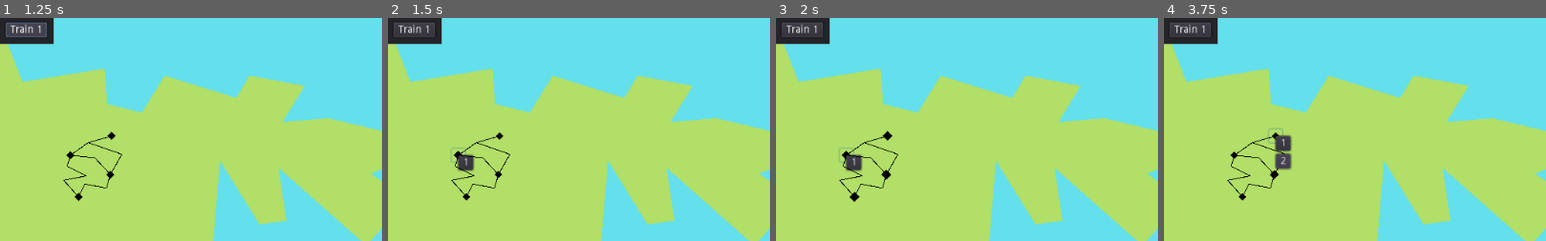
Above: before the commit, frames 1-4 (left to right).
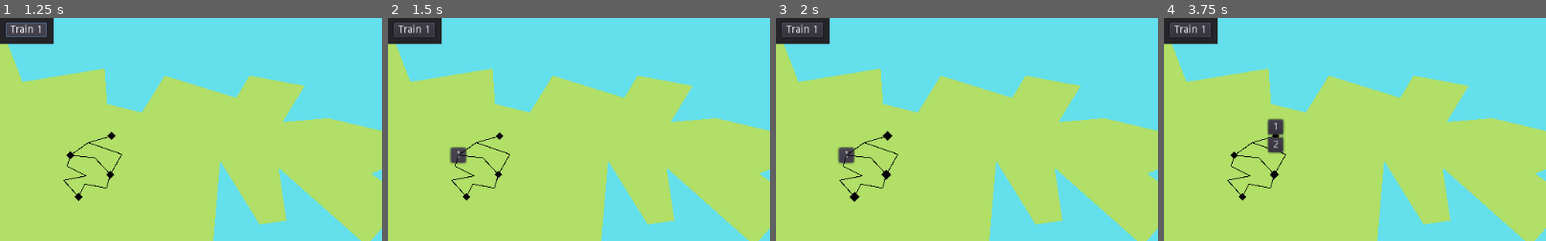
Above: after the commit, the same moments.

Repository: LeBoku/supply-chained
Game: Godot game, scene res://Game.tscn
Two runs of this game, one before a commit and one after it. Both use one fixed random seed, a clock stepped at 60 frames per second and the inputs below.
Inputs (mouse positions are % of the whole screen's width and height, from its top left):
- Up to frame 1 (1.25 s): click "Train 1" at 0.5 s
- Up to frame 2 (1.5 s): click (9, 31) at 1.27 s
- Up to frame 3 (2 s): no input
- Up to frame 4 (3.75 s): click "1" at 2 s; click "1" at 2.75 s; click (15, 26) at 3.52 s
The pictures show only the part of the screen within x 0-50%, y 0-50%; the shares and areas given below are measured in that part.

Frame 1 is identical in both runs. In frame 2, 0.5% of the frame differs, in the area x 16-23%, y 57-69%; in frame 3, 0.5%; in frame 4, 1.1%, in the area x 27-34%, y 44-69%.

Commit message:
nicer positioning for pickuppoints

Diff:
--- a/supply-chained/station/Station.tscn
+++ b/supply-chained/station/Station.tscn
@@ -30,8 +30,8 @@
 
 [node name="PickupPoints" type="GridContainer" parent="."]
 visible = false
-margin_right = 40.0
-margin_bottom = 40.0
+grow_horizontal = 2
+grow_vertical = 2
 __meta__ = {
 "_edit_use_anchors_": false
 }
